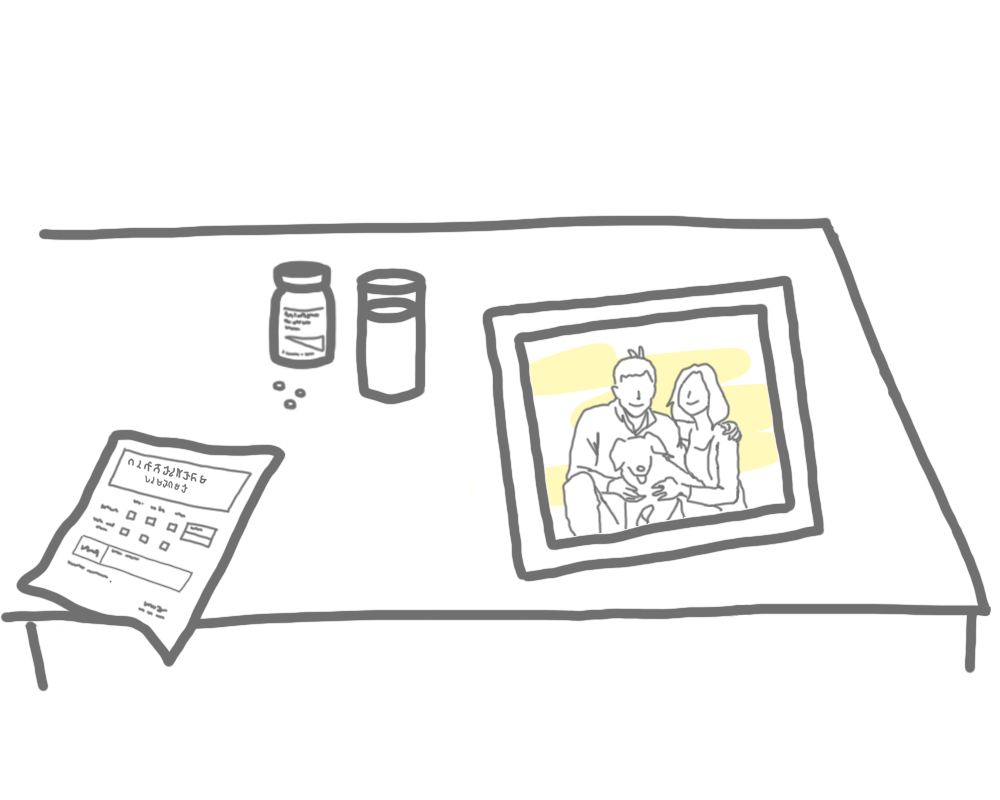
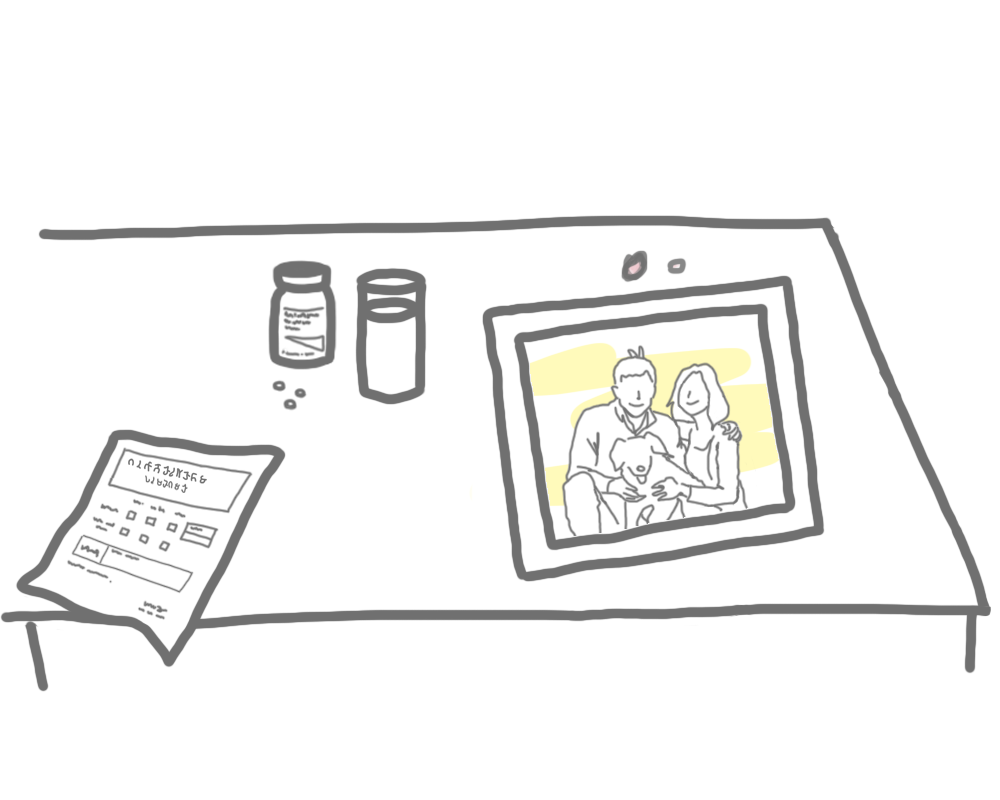
Layers edited between the first and the second w=1000, h=800 image:
added layer "sakura1" above "sakura2" over [621,251,648,281]
added layer "sakura2" above "sakura3" over [621,250,648,283]
added layer "sakura3" above "sakura4" over [622,252,646,281]
renamed "sakura_color" to "sakura4", showed it, painted on it over [621,253,687,276]
